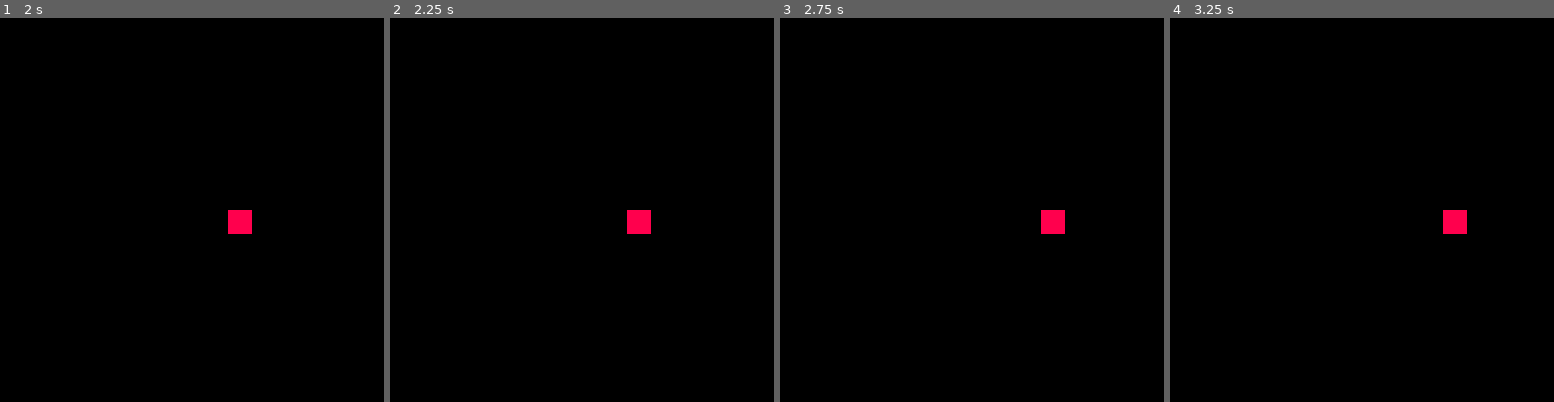
Above: before the commit, frames 1-4 (left to right).
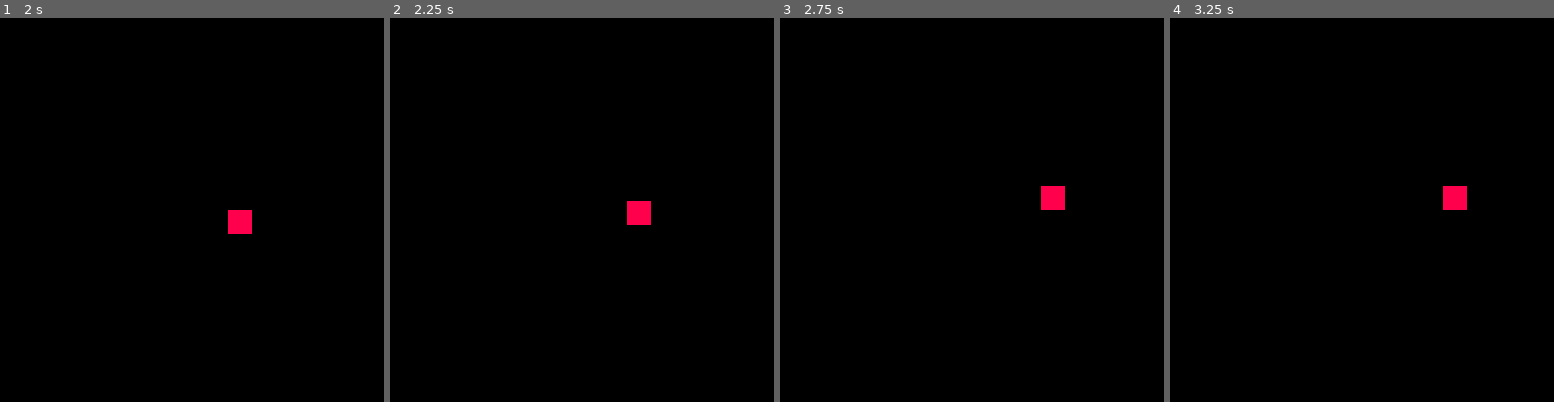
Above: after the commit, the same moments.

Repository: Niarkou/Open-jam-2018
Game: PICO-8 cartridge Open jam 2018.p8
Same seed, same stepped clock (60 frames per second), same inputs: the game is played once before the commit and once after it.
Inputs:
- Up to frame 1 (2 s): hold Right from 1.6 s (still down)
- Up to frame 2 (2.25 s): release Right at 2.1 s; hold Up from 2.15 s (still down)
- Up to frame 3 (2.75 s): release Up at 2.42 s; hold Right from 2.47 s (still down)
- Up to frame 4 (3.25 s): release Right at 3.03 s; hold Left from 3.08 s (still down)

Frame 1 is identical in both runs. In frame 2, 0.3% of the frame differs, in the area x 61-68%, y 47-57%; in frame 3, 0.8%, in the area x 67-75%, y 43-57%; in frame 4, 0.8%.

Commit message:
Test controls for up/down.

Diff:
--- a/Open jam 2018.p8
+++ b/Open jam 2018.p8
@@ -31,6 +31,12 @@
         new_x -= 1
     elseif btn(1) then
         new_x += 1
+    end
+    -- test: up/down
+    if btn(2) then
+        new_y -= 1
+    elseif btn(3) then
+        new_y += 1
     end
     -- test collisions
     if not wall_area(new_x, player.y, 4, 4) then
